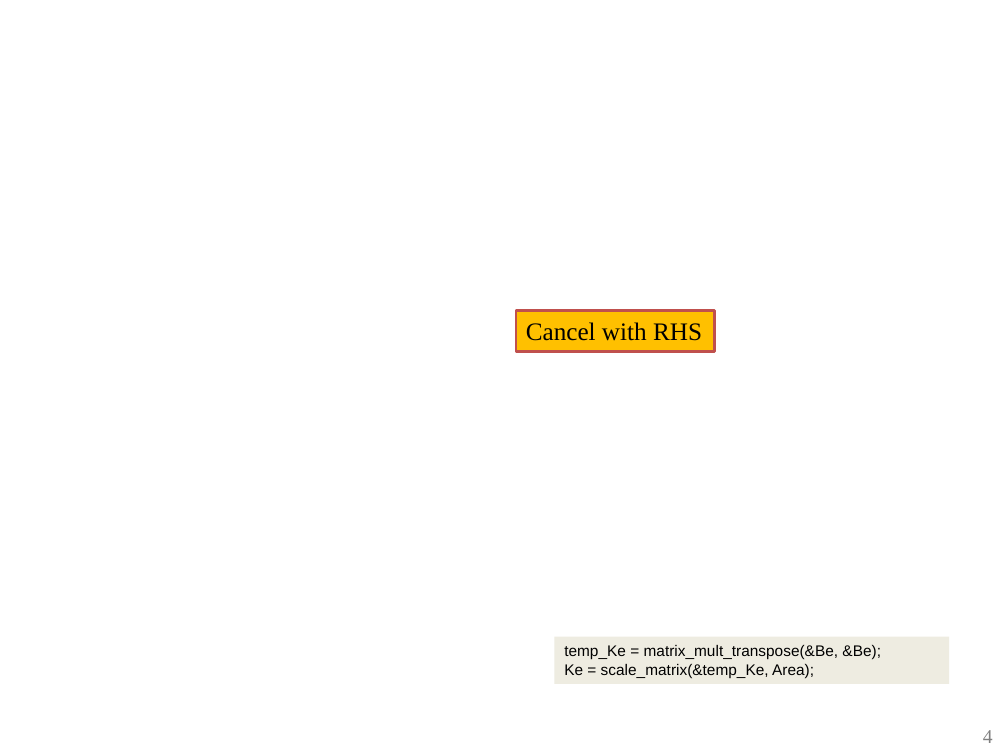
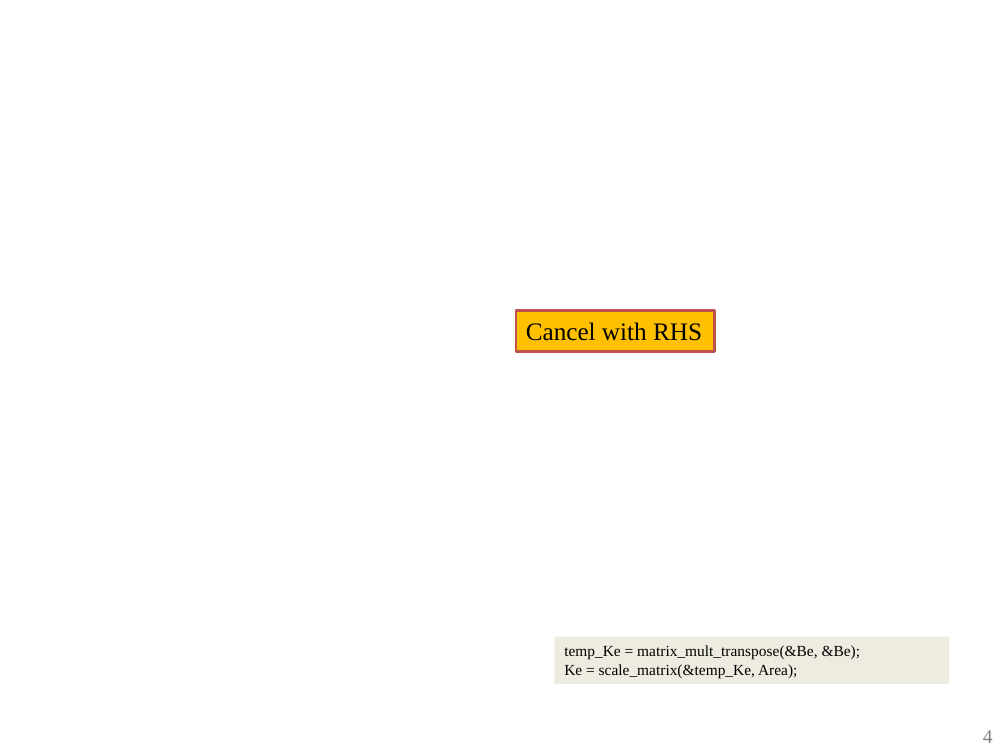
Before and after one commit to ChengHauYang/HPC, a slide deck: slide 4 of final_project/cheng_hau.pptx. Drawn at 1008x756 pixels with LibreOffice and Linux fonts; fonts in the diff are those of the drawing; grey boxes stand for pictures. Boxes give left, top, right and bottom in pixels: in the first picture for what was removed or moved away, otherwise in the second. Text is boxed around its words. In the diff, an @@ line names an element or a change of style, - is before the commit and + after.

```diff
--- a/final_project/cheng_hau.pptx
+++ b/final_project/cheng_hau.pptx
@@ rectangle "temp_Ke = matrix_mult_transpose(&Be, &Be);" at box(554, 636, 950, 683): font Arial to Times New Roman @@
```
Also in this commit, not shown: 3 other slides changed, 1 slide added.
